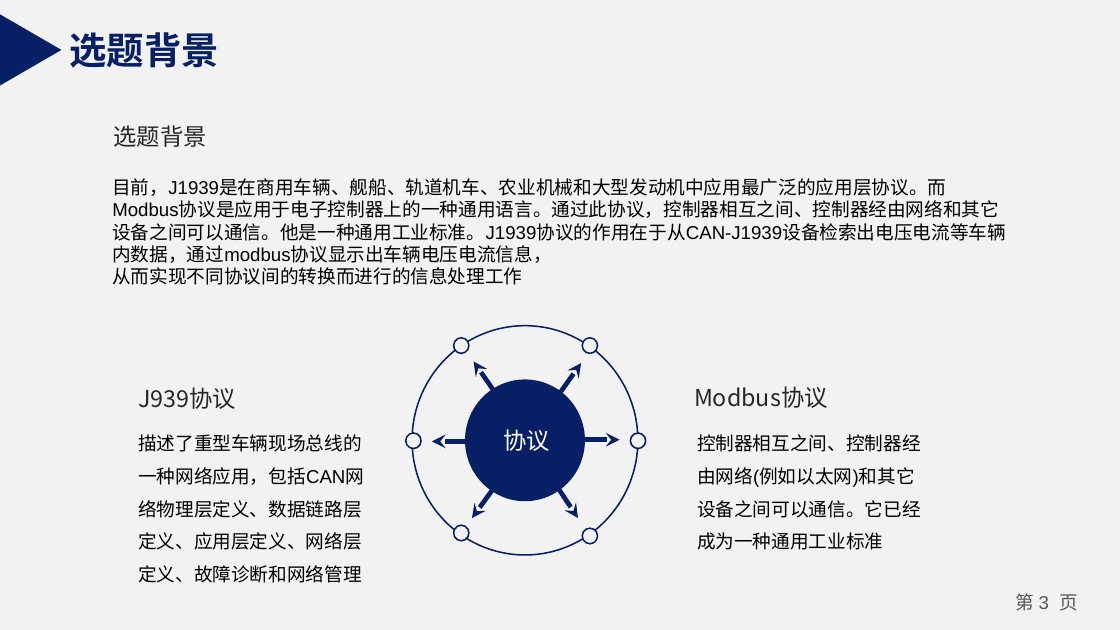
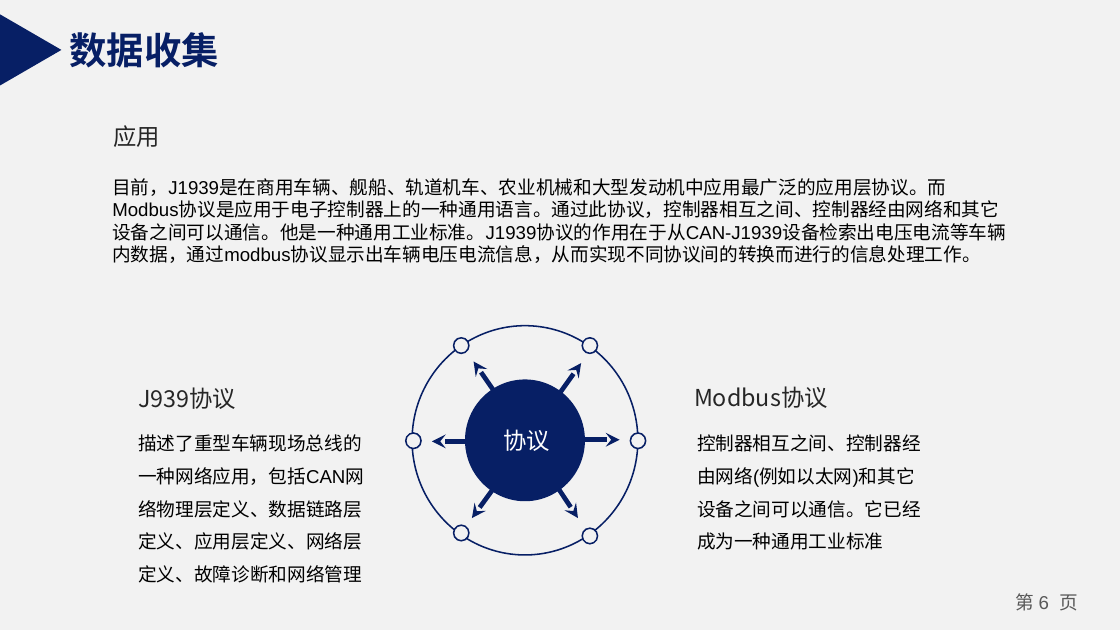
Before and after one commit to zhangjialu1996/20151104829-zjl, a slide deck: slide 6 of 20151104829-zjl-stm32协议转换设计与实现/20151104829张家禄-开题报告.pptx (slide 3 before the commit). Drawn at 1120x630 pixels with LibreOffice and Linux fonts; fonts in the diff are those of the drawing. Boxes give left, top, right and bottom in pixels: in the first picture for what was removed or moved away, otherwise in the second. Text is boxed around its words. In the diff, an @@ line names an element or a change of style, - is before the commit and + after.

```diff
--- a/20151104829-zjl-stm32协议转换设计与实现/20151104829张家禄-开题报告.pptx
+++ b/20151104829-zjl-stm32协议转换设计与实现/20151104829张家禄-开题报告.pptx
@@ text at [70, 32, 219, 68]: text changed; font Noto Sans CJK SC to Arial @@
-选题背景
+数据收集
@@ text at [113, 125, 160, 147]: text changed @@
-选题背景
+应用
@@ text at [112, 178, 1006, 263]: text changed @@
-目前，J1939是在商用车辆、舰船、轨道机车、农业机械和大型发动机中应用最广泛的应用层协议。而Modbus协议是应用于电子控制器上的一种通用语言。通过此协议，控制器相互之间、控制器经由网络和其它设备之间可以通信。他是一种通用工业标准。J1939协议的作用在于从CAN-J1939设备检索出电压电流等车辆内数据，通过modbus协议显示出车辆电压电流信息，
-从而实现不同协议间的转换而进行的信息处理工作
+目前，J1939是在商用车辆、舰船、轨道机车、农业机械和大型发动机中应用最广泛的应用层协议。而Modbus协议是应用于电子控制器上的一种通用语言。通过此协议，控制器相互之间、控制器经由网络和其它设备之间可以通信。他是一种通用工业标准。J1939协议的作用在于从CAN-J1939设备检索出电压电流等车辆内数据，通过modbus协议显示出车辆电压电流信息，从而实现不同协议间的转换而进行的信息处理工作。
@@ page number at [1016, 593, 1078, 611]: text changed @@
-第 3 页
+第 6 页
```
Also in this commit, not shown: 3 other slides changed, 5 slides added, 3 slides removed, 1 other file.
